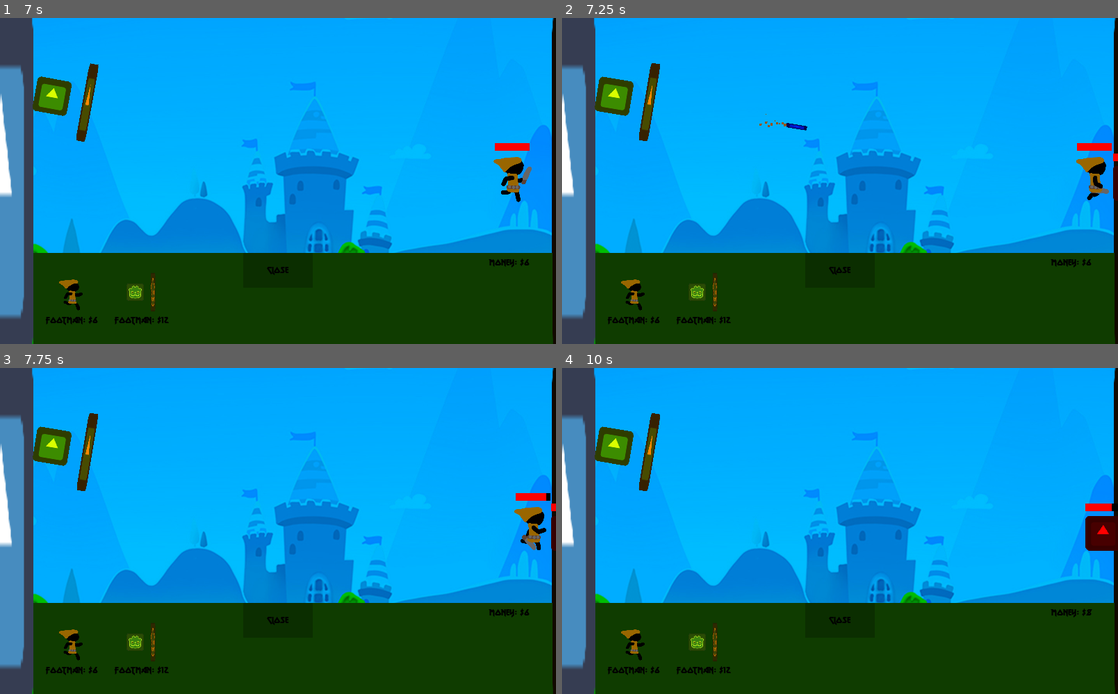
Above: before the commit, frames 1-4 (two rows, left to right).
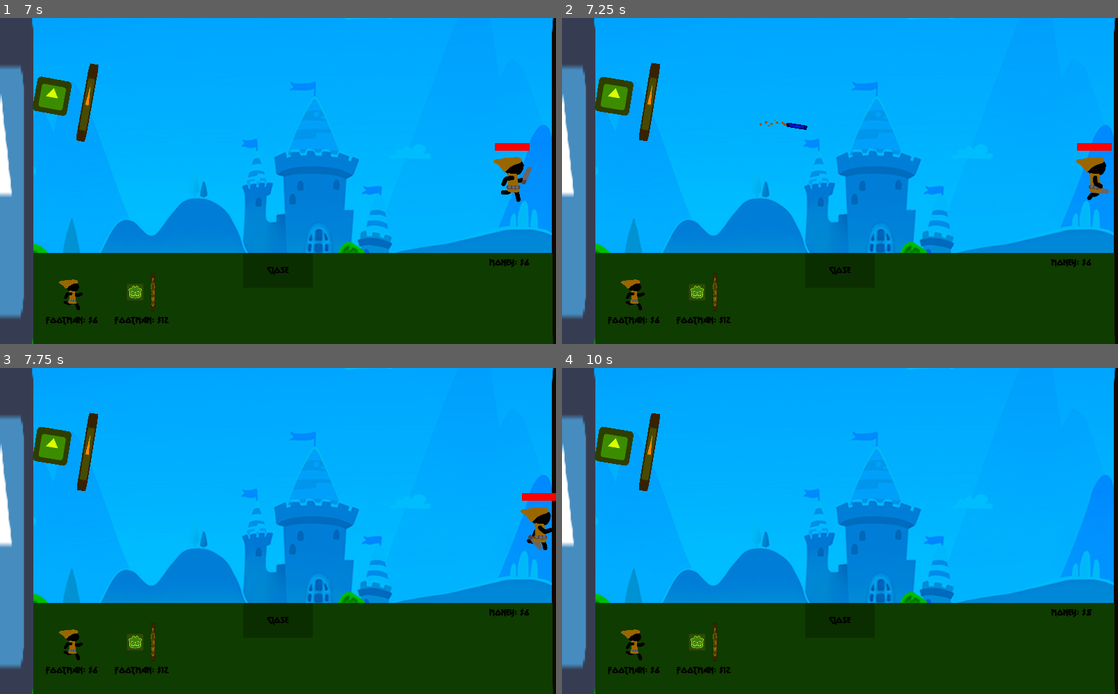
Above: after the commit, the same moments.

Repository: Blackout4344/Castle-Defense
Game: Godot game, scene res://Scenes/Main.tscn
The game is run twice, just before and just after one commit, with the same random seed, the same clock (stepped at 60 frames per second) and the same inputs. The engine's default icon, where the game draws it, is replaced by a stand-in: a white triangle on a blue panel in a dark square.
Inputs:
- Up to frame 1 (7 s): click "Buy Units" at 0.5 s; click "Footman: $6" at 1.25 s; click "Footman: $12" at 2 s; click "Buy Units" at 2.75 s; click "Footman: $6" at 3.5 s; click "Footman: $12" at 4.25 s; click "Buy Units" at 5 s; click "Footman: $6" at 5.75 s; click "Footman: $12" at 6.5 s
- Up to frame 2 (7.25 s): no input
- Up to frame 3 (7.75 s): no input
- Up to frame 4 (10 s): no input

Frame 1 is identical in both runs. In frame 2, 0.2% of the frame differs, in the area x 6-100%, y 13-57%; in frame 3, 0.6%; in frame 4, 0.8%, in the area x 5-100%, y 13-57%.

Commit message:
Mac

Diff:
--- a/CastleDefense/Scripts/EnemyBase.gd
+++ b/CastleDefense/Scripts/EnemyBase.gd
@@ -9,5 +9,5 @@
 
 func _on_SpawnCooldown_timeout():
     add_child(EnemyScene.instance());
-    spawn_rate *= 0.9;
+    spawn_rate *= 0.999;
     $SpawnCooldown.wait_time = spawn_rate;
